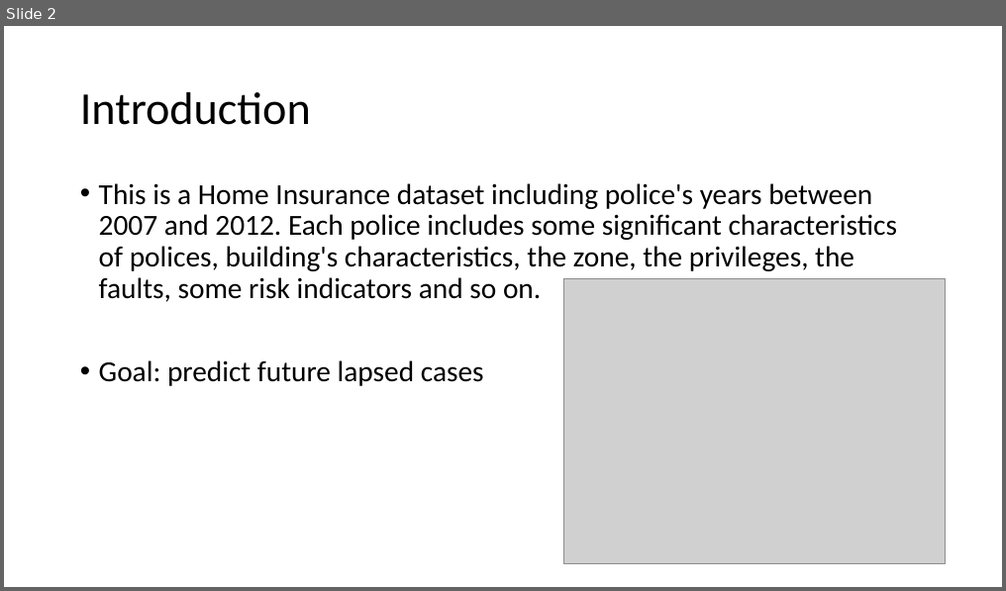
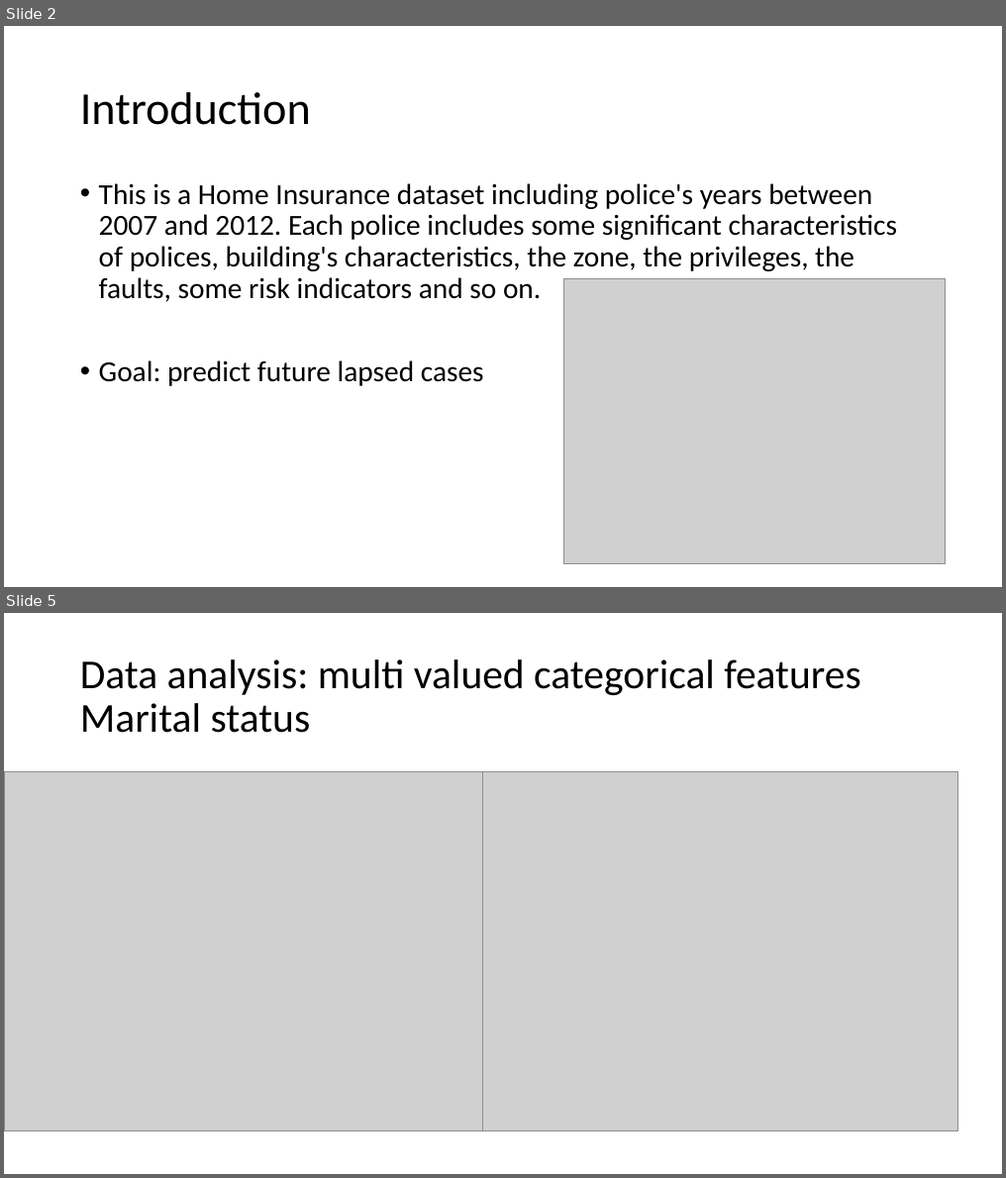
Before and after one commit to theochavannes/home-insurance, a slide deck: Home Insurance dataset case study.pptx. Shown one above the other, each under a label of ours: slide 2 before the commit, slides 2 and 5 after it; the slides between them are not shown. The pictures are 1006x591 and 1006x1178 pixels, drawn with LibreOffice and Linux fonts; fonts in the diff are those of the drawing; grey boxes stand for pictures. Boxes give left, top, right and bottom in pixels: in the first picture for what was removed or moved away, otherwise in the second. Text is boxed around its words. In the diff, an @@ line names an element or a change of style, - is before the commit and + after.

```diff
--- a/Home Insurance dataset case study.pptx
+++ b/Home Insurance dataset case study.pptx
@@ slide 5 added at (x1=4, y1=613, x2=1002, y2=1174), background #FFFFFF @@
@@ title added at (x1=80, y1=660, x2=860, y2=733), 39.6 pt, text #000000 @@
+Data analysis: multi valued categorical features
+Marital status
@@ picture added at (x1=4, y1=771, x2=483, y2=1131) @@
@@ picture added at (x1=483, y1=771, x2=957, y2=1131) @@
```
Also in this commit, not shown: 7 slides changed, 1 other slide added, 6 slides removed.
